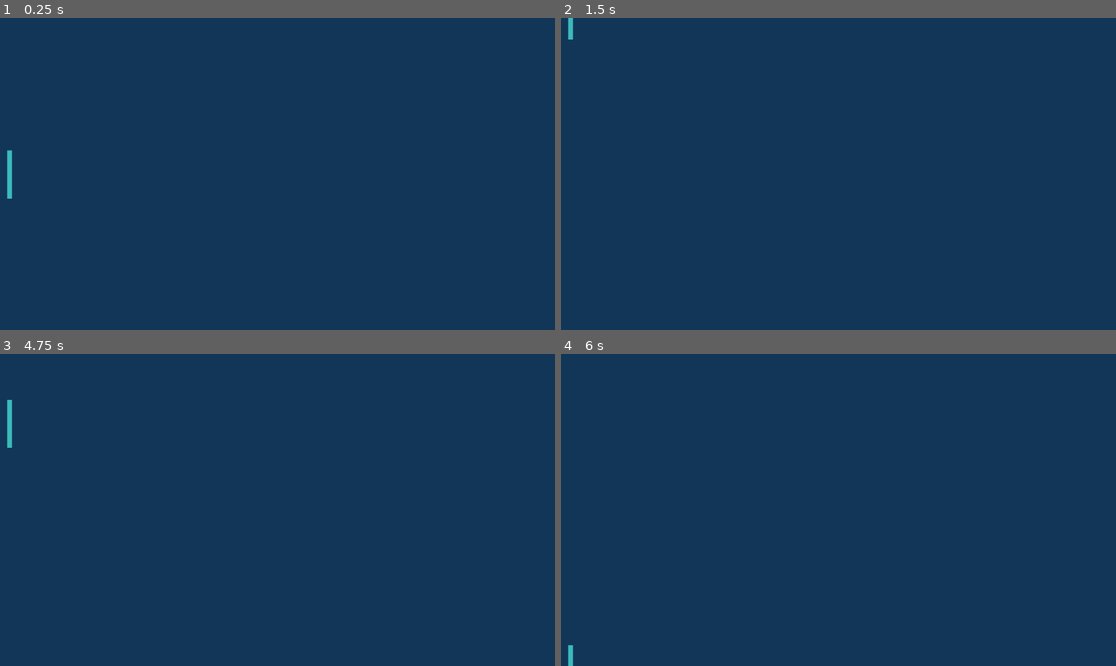
Above: before the commit, frames 1-4 (two rows, left to right).
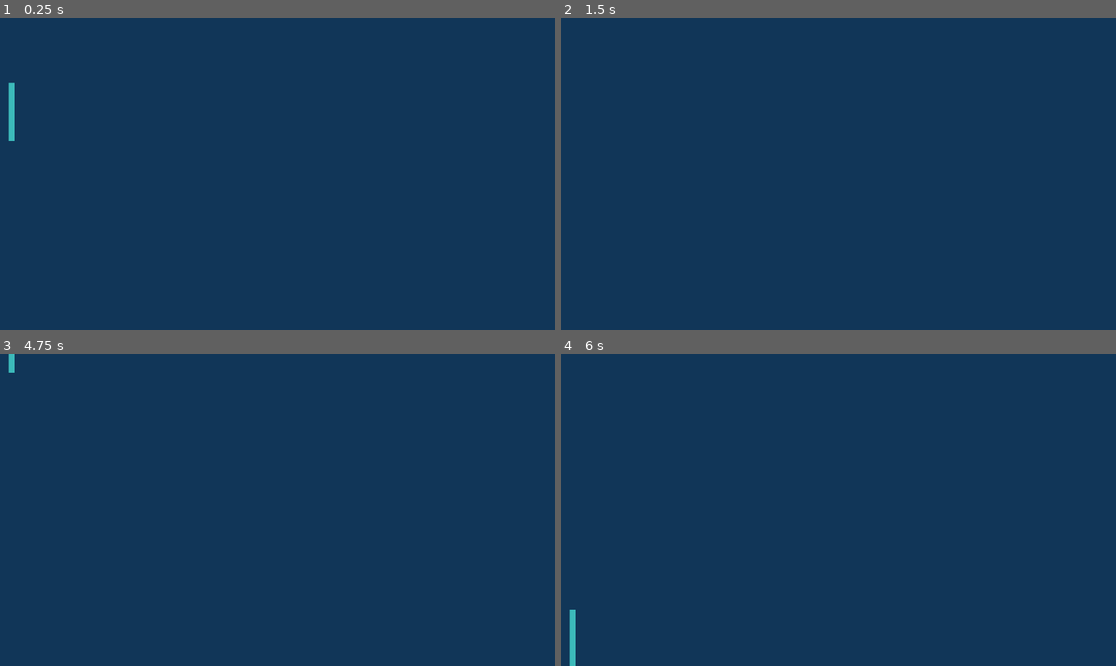
Above: after the commit, the same moments.

Repository: bokubeam/godot-pong
Game: Godot game, scene res://level.tscn
Two runs of this game, one before a commit and one after it. Both use one fixed random seed, a clock stepped at 60 frames per second and the inputs below.
Inputs:
- Up to frame 1 (0.25 s): no input
- Up to frame 2 (1.5 s): tap Enter at 0.5 s; hold W (player_1_move_up) 0.53-1.28 s; tap Space at 1.25 s; hold R (player_1_move_down) from 1.28 s (still down)
- Up to frame 3 (4.75 s): tap Enter at 2, 3.5 s; release R (player_1_move_down) at 2.03 s; hold W (player_1_move_up) 2.03-3.53 s; tap Space at 2.75, 4.25 s; hold R (player_1_move_down) from 3.53 s (still down)
- Up to frame 4 (6 s): release R (player_1_move_down) at 5.78 s; hold W (player_1_move_up) from 5.78 s (still down)

The runs differ from the first frame. In frame 1, 0.4% of the frame differs, in the area x 1-3%, y 20-58%; in frame 2, less than 0.1%; in frame 3, 0.2%; in frame 4, 0.2%.

Commit message:
Make game fullscreen and change paddle size

Diff:
--- a/level.tscn
+++ b/level.tscn
@@ -3,12 +3,12 @@
 [ext_resource type="Script" path="res://paddle.gd" id="1_tptul"]
 
 [sub_resource type="RectangleShape2D" id="RectangleShape2D_ll46o"]
-size = Vector2(10, 100)
+size = Vector2(20, 200)
 
 [node name="Level" type="Node2D"]
 
 [node name="Paddle" type="CharacterBody2D" parent="."]
-position = Vector2(20, 325)
+position = Vector2(40, 325)
 script = ExtResource("1_tptul")
 
 [node name="PaddleCollision" type="CollisionShape2D" parent="Paddle"]
@@ -20,10 +20,10 @@
 anchor_top = 0.5
 anchor_right = 0.5
 anchor_bottom = 0.5
-offset_left = -5.0
-offset_top = -50.0
-offset_right = 5.0
-offset_bottom = 50.0
+offset_left = -10.0
+offset_top = -100.0
+offset_right = 10.0
+offset_bottom = 100.0
 grow_horizontal = 2
 grow_vertical = 2
 color = Color(0.2336, 0.73, 0.73, 1)
--- a/paddle.gd
+++ b/paddle.gd
@@ -1,7 +1,7 @@
 extends CharacterBody2D
 
 
-const MOVE_SPEED = 10.0
+const MOVE_SPEED = 20.0
 var move: Vector2 = Vector2.ZERO
 
 func _physics_process(delta: float) -> void:
--- a/project.godot
+++ b/project.godot
@@ -14,6 +14,12 @@
 run/main_scene="res://level.tscn"
 config/features=PackedStringArray("4.3", "Forward Plus")
 config/icon="res://icon.svg"
+
+[display]
+
+window/size/viewport_width=1920
+window/size/viewport_height=1080
+window/size/mode=3
 
 [input]
 
